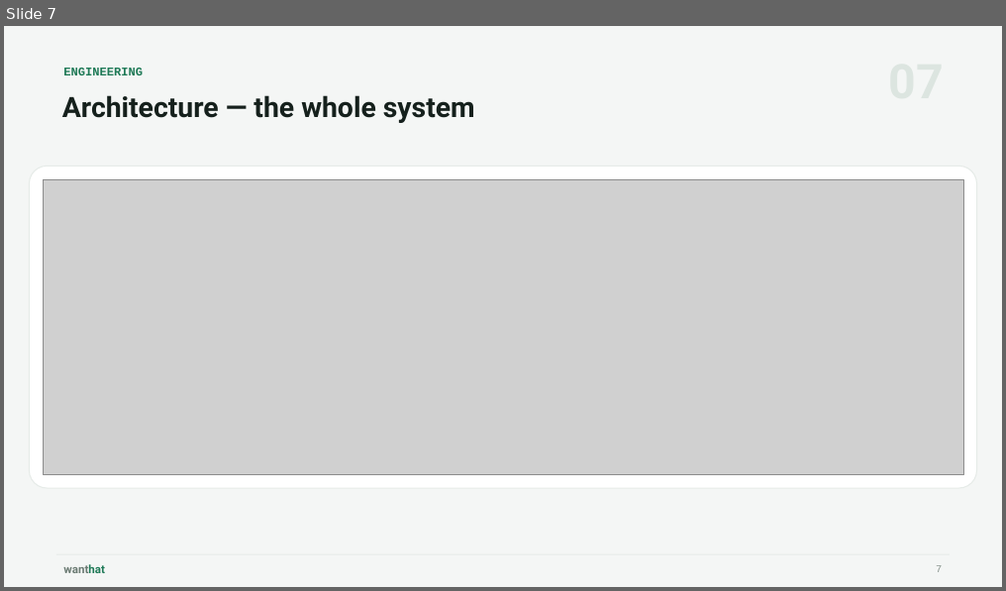
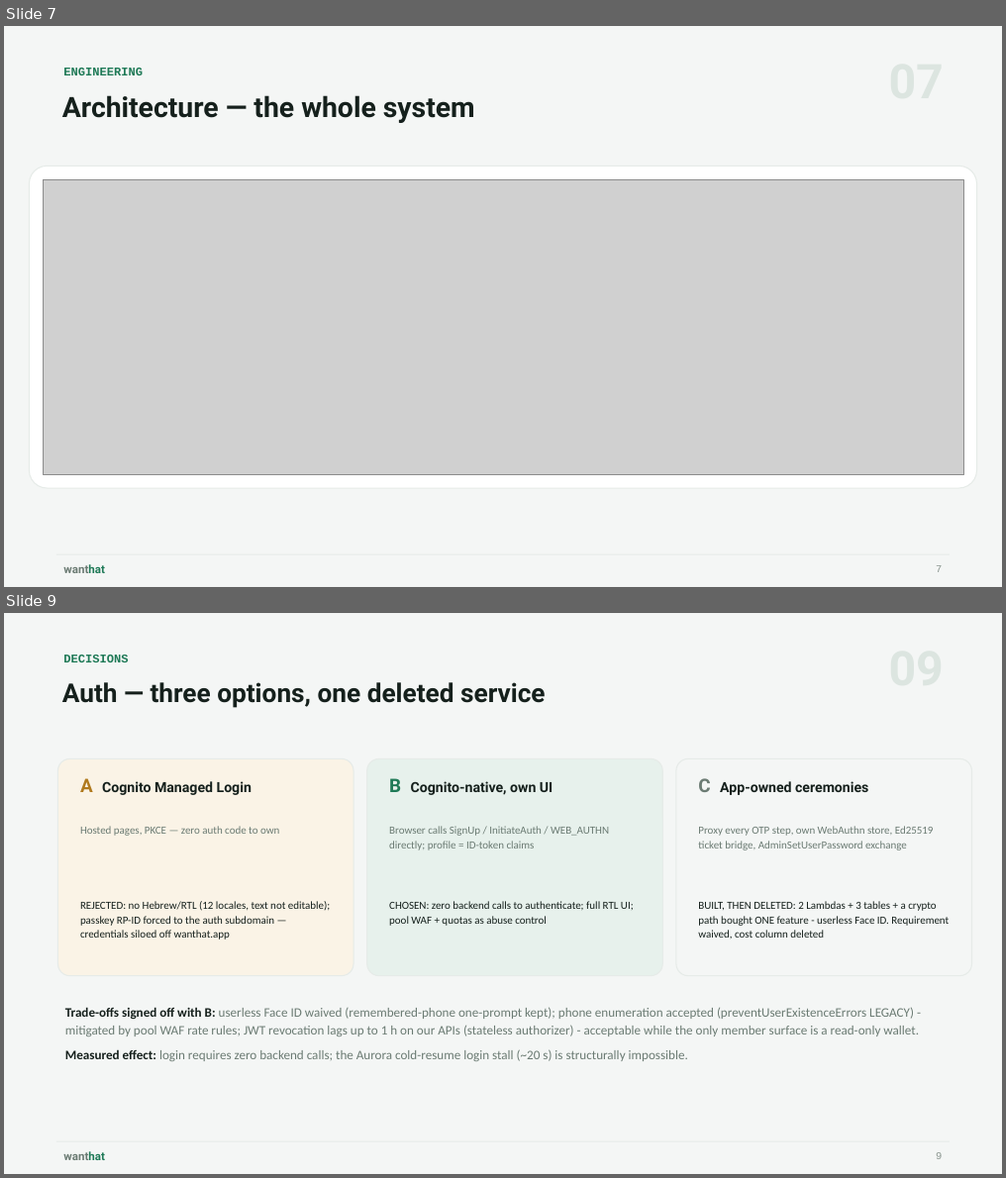
Before and after one commit to wanthat-app/monorepo, a slide deck: slides/wanthat-presentation.pptx. Shown one above the other, each under a label of ours: slide 7 before the commit, slides 7 and 9 after it; the slides between them are not shown. The pictures are 1006x591 and 1006x1178 pixels, drawn with LibreOffice and Linux fonts; fonts in the diff are those of the drawing; grey boxes stand for pictures. Boxes give left, top, right and bottom in pixels: in the first picture for what was removed or moved away, otherwise in the second. Text is boxed around its words. In the diff, an @@ line names an element or a change of style, - is before the commit and + after.

```diff
--- a/slides/wanthat-presentation.pptx
+++ b/slides/wanthat-presentation.pptx
@@ slide 9 added at (4, 613, 1002, 1174), background #F4F6F5 @@
@@ text added at (63, 655, 128, 663), 11.5 pt, text #1F7A57, bold @@
+DECISIONS
@@ text added at (62, 682, 545, 708), 25 pt, text #15201C, bold @@
+Auth — three options, one deleted service
@@ rounded rectangle added at (57, 759, 353, 976), fill #FAF3E6, outline #E6EBE8 1 pt @@
@@ rounded rectangle added at (367, 759, 662, 976), fill #E7F1EC, outline #E6EBE8 1 pt @@
@@ rounded rectangle added at (676, 759, 972, 976), fill #F4F6F5, outline #E6EBE8 1 pt @@
@@ text added at (80, 778, 252, 795), 13.5 pt, text #15201C, bold @@
+A Cognito Managed Login
@@ text added at (389, 778, 552, 795), 13.5 pt, text #15201C, bold @@
+B Cognito-native, own UI
@@ text added at (698, 778, 868, 795), 13.5 pt, text #15201C, bold @@
+C App-owned ceremonies
@@ text added at (80, 826, 279, 836), 10.5 pt, text #6B7B73 @@
+Hosted pages, PKCE — zero auth code to own
@@ text added at (389, 826, 609, 851), 10.5 pt, text #6B7B73 @@
+Browser calls SignUp / InitiateAuth / WEB_AUTHN directly; profile = ID-token claims
@@ text added at (698, 826, 934, 851), 10.5 pt, text #6B7B73 @@
+Proxy every OTP step, own WebAuthn store, Ed25519 ticket bridge, AdminSetUserPassword exchange
@@ text added at (80, 901, 330, 940), 10.5 pt, text #15201C @@
+REJECTED: no Hebrew/RTL (12 locales, text not editable); passkey RP-ID forced to the auth subdomain — credentials siloed off wanthat.app
@@ text added at (389, 901, 634, 926), 10.5 pt, text #15201C @@
+CHOSEN: zero backend calls to authenticate; full RTL UI; pool WAF + quotas as abuse control
@@ text added at (698, 901, 948, 939), 10.5 pt, text #15201C @@
+BUILT, THEN DELETED: 2 Lambdas + 3 tables + a crypto path bought ONE feature - userless Face ID. Requirement waived, cost column deleted
@@ text added at (65, 1007, 919, 1061), 12.5 pt, text #6B7B73 @@
+Trade-offs signed off with B: userless Face ID waived (remembered-phone one-prompt kept); phone enumeration accepted (preventUserExistenceErrors LEGACY) - mitigated by pool WAF rate rules; JWT revocation lags up to 1 h on our APIs (stateless authorizer) - acceptable while the only member surface is a read-only wallet.
+Measured effect: login requires zero backend calls; the Aurora cold-resume login stall (~20 s) is structurally impossible.
@@ rectangle added at (56, 1142, 949, 1143), fill #E6EBE8 @@
@@ text added at (63, 1152, 105, 1160), 11 pt, text #6B7B73, bold @@
+wanthat
@@ text added at (936, 1153, 942, 1159), 10 pt, text #8A968F @@
+9
```
Also in this commit, not shown: 1 slide changed, 6 other slides added, 7 slides removed.
